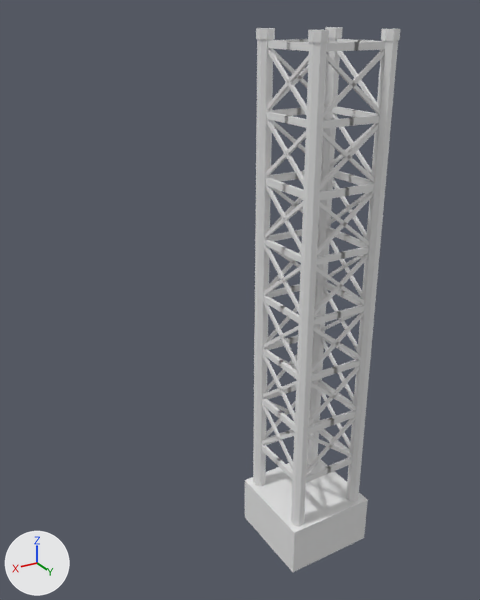
The Blender file Assets/3D_Models/tower.blend as it was, and as the next commit left it.
One viewpoint serves both versions: a 50 mm camera at (21.0, 27.0, 29.1) aimed at (4.3, -0.8, 15.2). The lights are fixed; the arrows at lower left show +X, +Y and +Z.
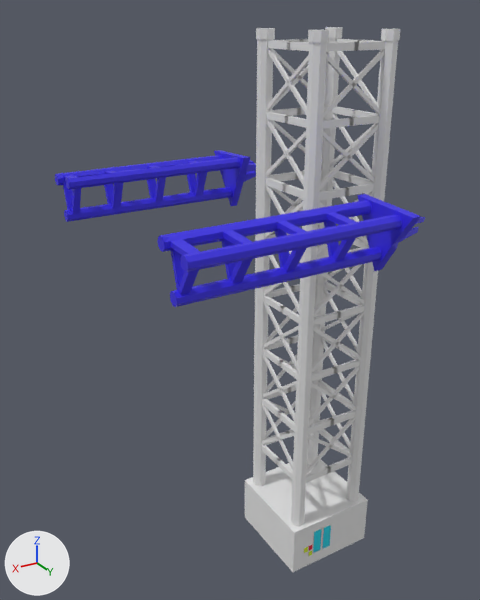
Pixel boxes [x1, y1, x2, y2] of what changed, in the pictures (480 x 600 px):
'Cylinder', added (blue)
    after: [55, 150, 425, 307]
    faces in mat_material_001 (blue #382be7): [64, 150, 425, 307]
part 1 of me_cube_001, built on
    both: [245, 463, 368, 572]

Edits to the bpy script that builds the scene:
```text
Add mat_material_004:
    mat_material_004 = principled_material('Material.004')
    mat_material_004.base_color = (0.669, 0.8, 0.0102)  # yellow #d6e71a
Add mat_material_003:
    mat_material_003 = principled_material('Material.003')
    mat_material_003.base_color = (0.00934, 0.643, 0.8)  # cyan #18d2e7
Add mat_material_005:
    mat_material_005 = principled_material('Material.005')
    mat_material_005.base_color = (0.8, 0.00814, 0.0423)  # red #e7163a
Add mat_material_002:
    mat_material_002 = principled_material('Material.002')
    mat_material_002.base_color = (0.8, 0.8, 0.8)  # white #e7e7e7
Add mat_material_001:
    mat_material_001 = principled_material('Material.001')
    mat_material_001.base_color = (0.0396, 0.0241, 0.8)  # blue #382be7
Change me_cube_001:
    used by ob_cube; location = (0.0, 0.0, 0.0)
    remove me_cube_001.from_pydata(...)  # 1870 vertices, 1836 faces; spans x -2.8..2.8, y -2.8..2.8, z -1.5..28.4
    add me_cube_001.from_pydata(...)  # 1968 vertices, 1927 faces; spans x -2.8..2.8, y -2.8..2.8, z -1.5..28.4
    me_cube_001 part 1
    7 faces are deleted
    62 vertices are added at x -2.8..2.8, y -2.8..2.8, z -0.8..1.0
    6 new vertices lie (2.8, 0.0, 0.0) away from vertices in x -2.8, y -2.8..2.8, z -1.5..1.5
    6 new vertices lie (0.0, 0.0, -0.5) away from vertices in x -2.8..2.8, y -2.8..2.8, z 1.5
    8 new vertices lie (0.7, 0.0, 0.0) away from vertices in x 0.0, y -2.8..2.8, z -1.5..1.5
    8 new vertices lie (0.7, 0.0, 0.0) away from vertices in x 0.7, y -2.8..2.8, z -1.5..1.5
    8 new vertices lie (0.5, 0.0, 0.0) away from vertices in x 0.1..0.8, y 2.6..2.8, z -0.7..0.9
    93 new faces join them, mat_material_002 (white #e7e7e7)
    2 new faces join them, mat_material_003 (cyan #18d2e7)
    1 new face joins them, mat_material_005 (red #e7163a)
    2 new faces join them, mat_material_004 (yellow #d5e71a)
    add me_cube_001.materials.append(mat_material_002)  # white #e7e7e7
    add me_cube_001.materials.append(mat_material_003)  # cyan #18d2e7
    add me_cube_001.materials.append(mat_material_004)  # yellow #d6e71a
    add me_cube_001.materials.append(mat_material_005)  # red #e7163a
Add me_cylinder:
    me_cylinder.from_pydata(...)  # 662 vertices, 622 faces; spans x -0.3..11.5, y -8.3..8.3, z -11.6..-8.5
    # faces by material slot: [262, 360]
    me_cylinder.materials.append(mat_material_001)  # blue #382be7
Add ob_cylinder:
    ob_cylinder = bpy.data.objects.new('Cylinder', me_cylinder)
    ob_cylinder.location = (0.0, 0.0, 30.17)
```
